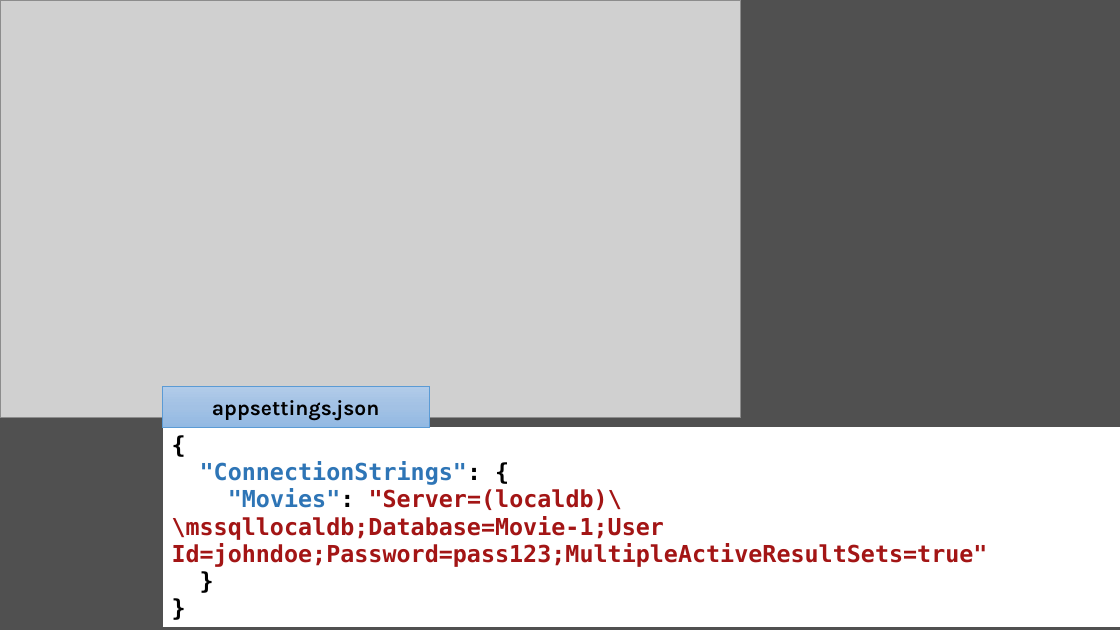
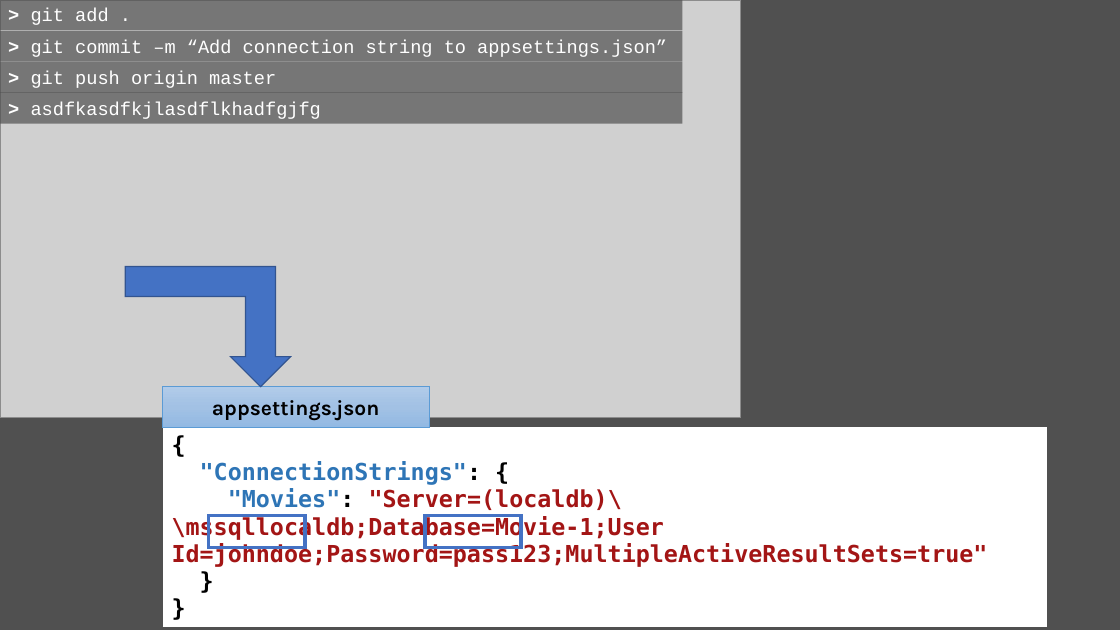
Before and after one commit to scottaddie/slide-decks, a slide deck: slide 3 of Protecting App Secrets.pptx. Drawn at 1120x630 pixels with LibreOffice and Linux fonts; fonts in the diff are those of the drawing; grey boxes stand for pictures. Boxes give left, top, right and bottom in pixels: in the first picture for what was removed or moved away, otherwise in the second. Text is boxed around its words. In the diff, an @@ line names an element or a change of style, - is before the commit and + after.

Commit message:
More edits

```diff
--- a/Protecting App Secrets.pptx
+++ b/Protecting App Secrets.pptx
@@ text added at box(31, 8, 109, 25), 16 pt, text #FFFFFF @@
+> git add .
@@ text added at box(31, 40, 667, 57), 16 pt, text #FFFFFF @@
+> git commit –m “Add connection string to appsettings.json”
@@ text added at box(31, 71, 276, 88), 16 pt, text #FFFFFF @@
+> git push origin master
@@ rectangle added at box(0, 92, 682, 124), fill #505050 at 70% opacity, 16 pt, text #FFFFFF @@
+> asdfkasdfkjlasdflkhadfgjfg
@@ bent up arrow added at box(125, 266, 291, 386), fill #4472C4, outline #325491 1 pt @@
@@ table: place and size @@
-table at box(163, 428, 1120, 604)
+table at box(163, 428, 1046, 604)
@@ rectangle added at box(208, 516, 305, 548), outline #4472C4 3 pt @@
@@ rectangle added at box(425, 516, 522, 548), outline #4472C4 3 pt @@
```
Also in this commit, not shown: 3 other slides changed.
